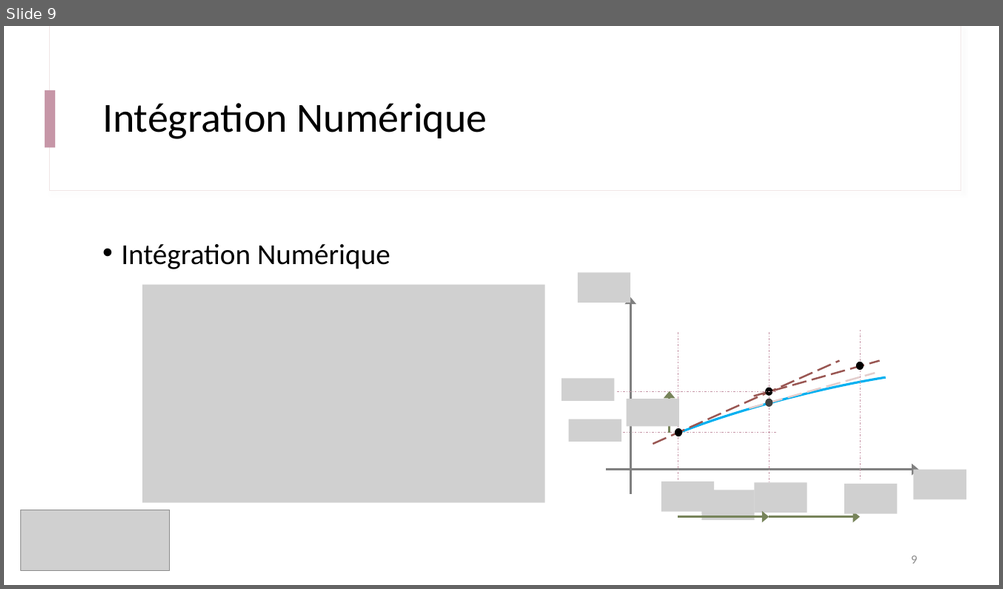
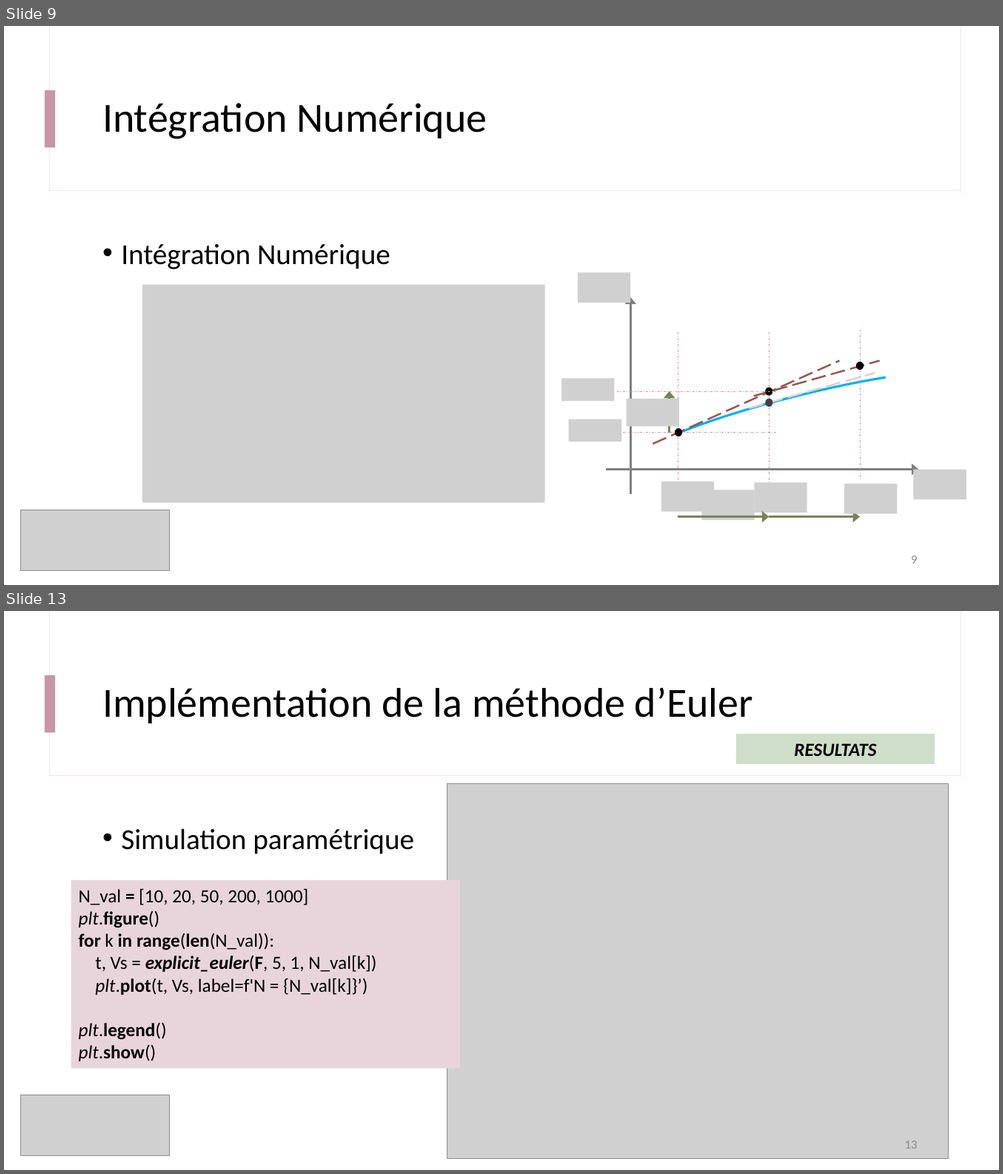
Before and after one commit to IOGS-Digital-Methods/semester-5, a slide deck: s5_outils_numeriques/b1_outils_numeriques/seance2_equation_diff/B1_4_b_Approche_Euler.pptx. Shown one above the other, each under a label of ours: slide 9 before the commit, slides 9 and 13 after it; the slides between them are not shown. The pictures are 1003x589 and 1003x1174 pixels, drawn with LibreOffice and Linux fonts; fonts in the diff are those of the drawing; grey boxes stand for pictures. Boxes give left, top, right and bottom in pixels: in the first picture for what was removed or moved away, otherwise in the second. Text is boxed around its words. In the diff, an @@ line names an element or a change of style, - is before the commit and + after.

Commit message:
Updating Euler Method (part 1)

```diff
--- a/s5_outils_numeriques/b1_outils_numeriques/seance2_equation_diff/B1_4_b_Approche_Euler.pptx
+++ b/s5_outils_numeriques/b1_outils_numeriques/seance2_equation_diff/B1_4_b_Approche_Euler.pptx
@@ slide 13 added at (4, 611, 999, 1170), background #FFFFFF; not listed: 3 template elements that a slide beside it also shows @@
@@ title added at (102, 687, 753, 723), 40 pt, text #000000 @@
+Implémentation de la méthode d’Euler
@@ rectangle added at (736, 734, 934, 764), fill #CEDEC8, 18 pt, text #000000, bold, italic @@
+RESULTATS
@@ picture added at (447, 783, 948, 1159) @@
@@ text added at (121, 829, 414, 854), 28 pt, text #000000 @@
+• Simulation paramétrique
@@ rectangle added at (71, 880, 460, 1068), fill #E8D5DC, 18 pt, text #000000 @@
+N_val = [10, 20, 50, 200, 1000]
+plt.figure()
+for k in range(len(N_val)):
+t, Vs = explicit_euler(F, 5, 1, N_val[k])
+plt.plot(t, Vs, label=f'N = {N_val[k]}’)
+plt.legend()
+plt.show()
@@ picture added at (20, 1095, 170, 1156) @@
@@ page number added at (905, 1141, 917, 1149), 12 pt, text #8C8C8C @@
+13
```
Also in this commit, not shown: 3 slides changed, 9 other slides added, 2 slides removed, 1 other file.
